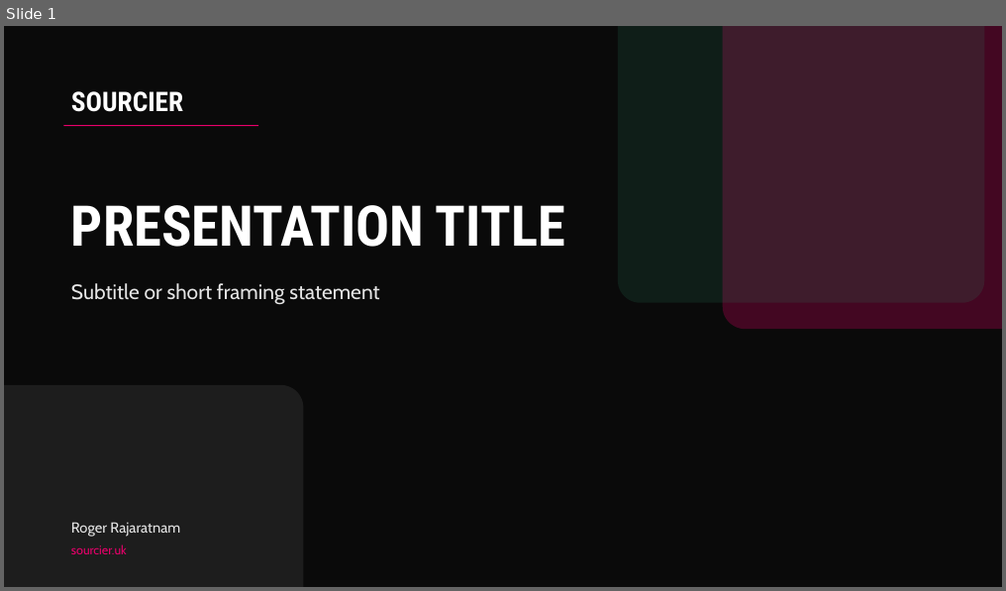
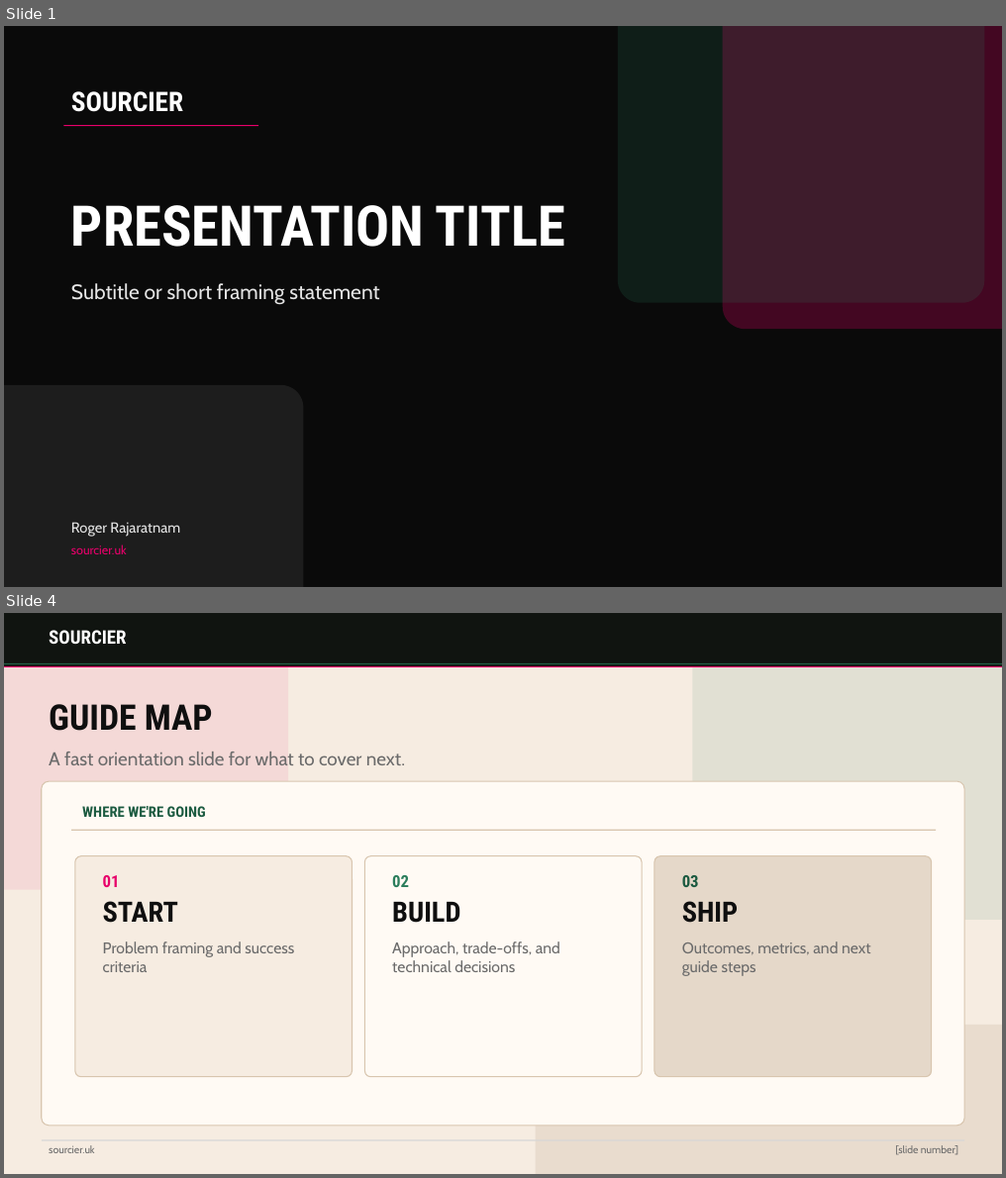
Before and after one commit to sourcier/web-sourcier.uk, a slide deck: assets/templates/sourcier-blog-template.pptx. Shown one above the other, each under a label of ours: slide 1 before the commit, slides 1 and 4 after it; the slides between them are not shown. The pictures are 1006x591 and 1006x1178 pixels, drawn with LibreOffice and Linux fonts; fonts in the diff are those of the drawing. Boxes give left, top, right and bottom in pixels: in the first picture for what was removed or moved away, otherwise in the second. Text is boxed around its words. In the diff, an @@ line names an element or a change of style, - is before the commit and + after.

Commit message:
Add new slide layouts and enhance PowerPoint template with introduction and technical decision slides

```diff
--- a/assets/templates/sourcier-blog-template.pptx
+++ b/assets/templates/sourcier-blog-template.pptx
@@ slide 4 added at (x1=4, y1=613, x2=1002, y2=1174), background #F6ECE1 @@
@@ rounded rectangle added at (x1=4, y1=613, x2=288, y2=890), fill #E8006A at 8% opacity @@
@@ rectangle added at (x1=4, y1=613, x2=1002, y2=666), fill #101410, outline #101410 1 pt @@
@@ text added at (x1=49, y1=630, x2=126, y2=644), 18 pt, text #FFFFFF, bold @@
+SOURCIER
@@ rounded rectangle added at (x1=693, y1=613, x2=1002, y2=920), fill #2A7D5B at 10% opacity @@
@@ line added from (4, 666) to (1002, 666), #E8006A 1 pt @@
@@ line added from (4, 663) to (1002, 663), #2A7D5B 1 pt @@
@@ text added at (x1=49, y1=704, x2=213, y2=731), 34 pt, text #0F0F0F, bold @@
+GUIDE MAP
@@ text added at (x1=49, y1=752, x2=405, y2=765), 18 pt, text #6B6B6B @@
+A fast orientation slide for what to cover next.
@@ rounded rectangle added at (x1=42, y1=781, x2=964, y2=1126), fill #FFFAF4, outline #D8C5AE 1 pt @@
@@ text added at (x1=82, y1=806, x2=206, y2=817), 14 pt, text #1B5A40, bold @@
+WHERE WE'RE GOING
@@ line added from (71, 830) to (936, 830), #D8C5AE 1 pt @@
@@ rounded rectangle added at (x1=75, y1=857, x2=352, y2=1077), fill #F6ECE1, outline #D8C5AE 1 pt @@
@@ text added at (x1=103, y1=875, x2=120, y2=887), 16 pt, text #E8006A, bold @@
+01
@@ rounded rectangle added at (x1=364, y1=857, x2=642, y2=1077), fill #FFFAF4, outline #D8C5AE 1 pt @@
@@ text added at (x1=392, y1=875, x2=409, y2=887), 16 pt, text #2A7D5B, bold @@
+02
@@ rounded rectangle added at (x1=654, y1=857, x2=932, y2=1077), fill #E5D8C9, outline #D8C5AE 1 pt @@
@@ text added at (x1=682, y1=875, x2=699, y2=887), 16 pt, text #1B5A40, bold @@
+03
@@ text added at (x1=103, y1=901, x2=178, y2=923), 27 pt, text #0F0F0F, bold @@
+START
@@ text added at (x1=392, y1=901, x2=460, y2=923), 27 pt, text #0F0F0F, bold @@
+BUILD
@@ text added at (x1=682, y1=901, x2=738, y2=923), 27 pt, text #0F0F0F, bold @@
+SHIP
@@ text added at (x1=103, y1=942, x2=294, y2=972), 15 pt, text #6B6B6B @@
+Problem framing and success criteria
@@ text added at (x1=392, y1=942, x2=560, y2=972), 15 pt, text #6B6B6B @@
+Approach, trade-offs, and technical decisions
@@ text added at (x1=682, y1=942, x2=871, y2=976), 15 pt, text #6B6B6B @@
+Outcomes, metrics, and next guide steps
@@ rounded rectangle added at (x1=536, y1=1025, x2=1002, y2=1174), fill #E5D8C9 at 76% opacity @@
@@ line added from (42, 1141) to (964, 1141), #D7D7D7 1 pt @@
@@ text added at (x1=49, y1=1146, x2=94, y2=1154), 10 pt, text #6B6B6B @@
+sourcier.uk
@@ text added at (x1=895, y1=1146, x2=958, y2=1156), 10 pt, text #6B6B6B @@
+[slide number]
```
Also in this commit, not shown: 3 slides changed, 2 other slides added, 2 other files.
